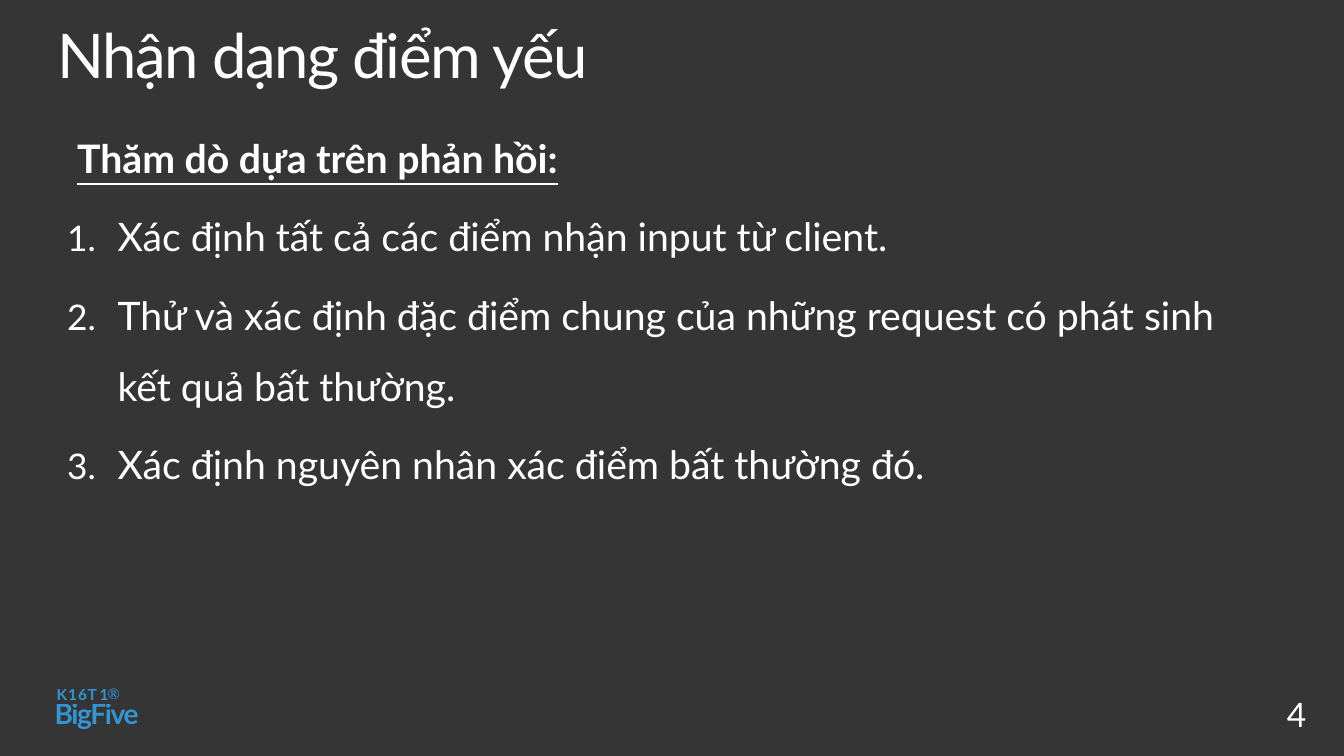
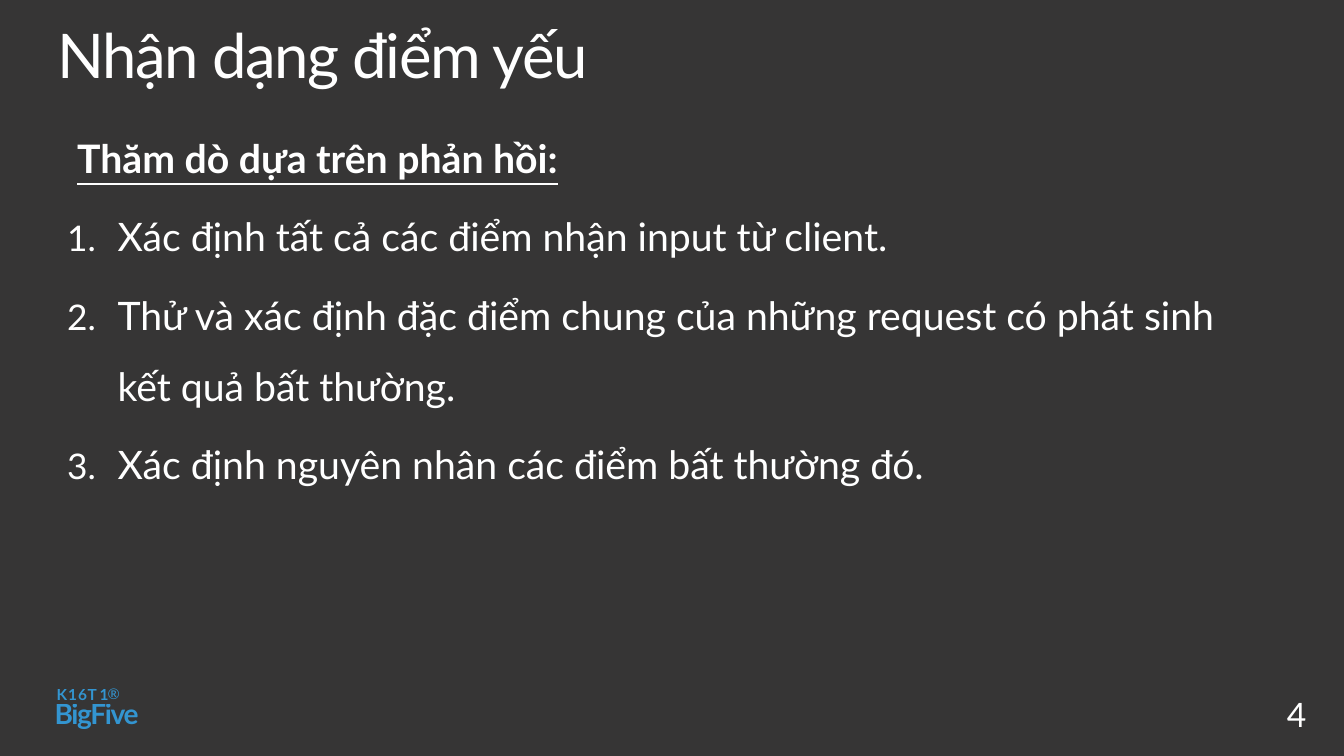
Before and after one commit to daotk/cdkpt, a slide deck: slide 8 of CDBM/Source code Final/Thực hiện/Group_5_T1_Final.pptx. Drawn at 1344x756 pixels with LibreOffice and Linux fonts; fonts in the diff are those of the drawing; background and template pictures are left out. Boxes give left, top, right and bottom in pixels: in the first picture for what was removed or moved away, otherwise in the second. Text is boxed around its words. In the diff, an @@ line names an element or a change of style, - is before the commit and + after.

```diff
--- a/CDBM/Source code Final/Thực hiện/Group_5_T1_Final.pptx
+++ b/CDBM/Source code Final/Thực hiện/Group_5_T1_Final.pptx
@@ text at <box>118,447,923,486</box>: text changed @@
-3. Xác định nguyên nhân xác điểm bất thường đó.
+3. Xác định nguyên nhân các điểm bất thường đó.
```
